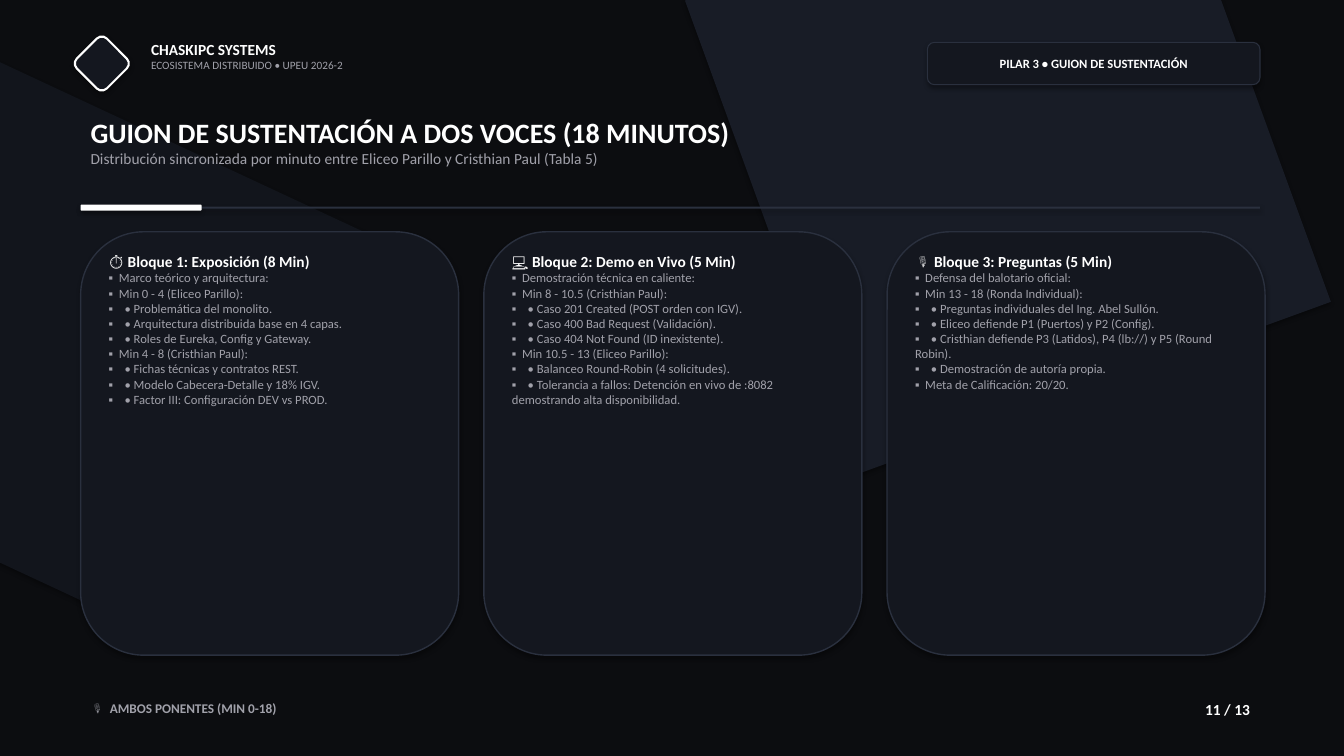
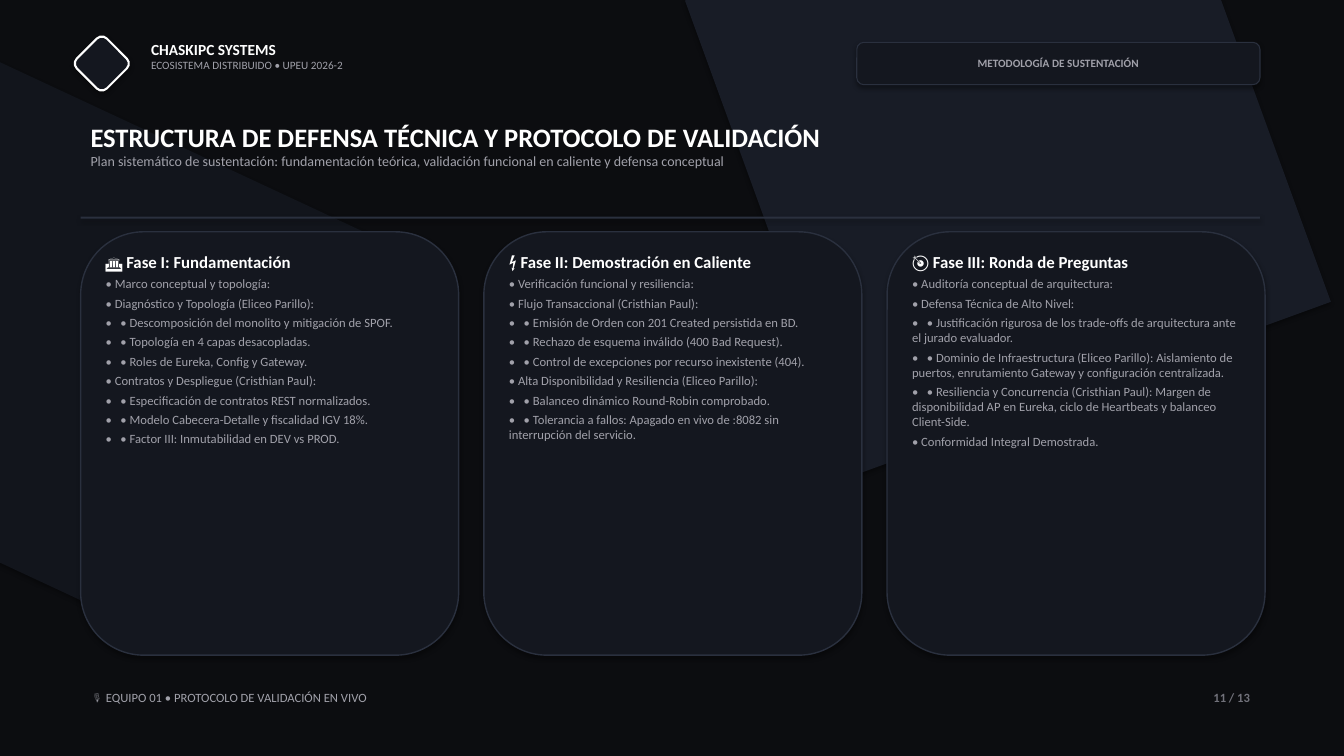
Before and after one commit to jaisesasaki24-cloud/ChaskiByte-Systems, a slide deck: slide 11 of presentacion.pptx. Drawn at 1344x756 pixels with LibreOffice and Linux fonts; fonts in the diff are those of the drawing. Boxes give left, top, right and bottom in pixels: in the first picture for what was removed or moved away, otherwise in the second. Text is boxed around its words. In the diff, an @@ line names an element or a change of style, - is before the commit and + after.

```diff
--- a/presentacion.pptx
+++ b/presentacion.pptx
@@ rounded rectangle "METODOLOGÍA DE SUSTENTACIÓN": place and size @@
-rounded rectangle "METODOLOGÍA DE SUSTENTACIÓN" at [928, 42, 1260, 85]
+rounded rectangle "METODOLOGÍA DE SUSTENTACIÓN" at [857, 42, 1260, 85]
@@ text in rounded rectangle at [978, 58, 1139, 67]: text changed; size 9 to 8 pt; text colour #FFFFFF to #A1A1AA @@
-PILAR 3 • GUION DE SUSTENTACIÓN
+METODOLOGÍA DE SUSTENTACIÓN
@@ text at [91, 125, 820, 168]: text changed; size 11 to 10 pt @@
-GUION DE SUSTENTACIÓN A DOS VOCES (18 MINUTOS)
-Distribución sincronizada por minuto entre Eliceo Parillo y Cristhian Paul (Tabla 5)
+ESTRUCTURA DE DEFENSA TÉCNICA Y PROTOCOLO DE VALIDACIÓN
+Plan sistemático de sustentación: fundamentación teórica, validación funcional en caliente y defensa conceptual
@@ rounded rectangle removed at [81, 205, 202, 211] @@
@@ rectangle: place and size @@
-rectangle at [81, 207, 1260, 209]
+rectangle at [81, 217, 1260, 219]
@@ text at [115, 256, 392, 443]: text changed @@
-⏱️ Bloque 1: Exposición (8 Min)
-▪ Marco teórico y arquitectura:
-▪ Min 0 - 4 (Eliceo Parillo):
-▪ • Problemática del monolito.
-▪ • Arquitectura distribuida base en 4 capas.
-▪ • Roles de Eureka, Config y Gateway.
-▪ Min 4 - 8 (Cristhian Paul):
-▪ • Fichas técnicas y contratos REST.
-▪ • Modelo Cabecera-Detalle y 18% IGV.
-▪ • Factor III: Configuración DEV vs PROD.
+🏛️ Fase I: Fundamentación
+• Marco conceptual y topología:
+• Diagnóstico y Topología (Eliceo Parillo):
+• • Descomposición del monolito y mitigación de SPOF.
+• • Topología en 4 capas desacopladas.
+• • Roles de Eureka, Config y Gateway.
+• Contratos y Despliegue (Cristhian Paul):
+• • Especificación de contratos REST normalizados.
+• • Modelo Cabecera-Detalle y fiscalidad IGV 18%.
+• • Factor III: Inmutabilidad en DEV vs PROD.
@@ text at [509, 256, 805, 441]: text changed @@
-💻 Bloque 2: Demo en Vivo (5 Min)
-▪ Demostración técnica en caliente:
-▪ Min 8 - 10.5 (Cristhian Paul):
-▪ • Caso 201 Created (POST orden con IGV).
-▪ • Caso 400 Bad Request (Validación).
-▪ • Caso 404 Not Found (ID inexistente).
-▪ Min 10.5 - 13 (Eliceo Parillo):
-▪ • Balanceo Round-Robin (4 solicitudes).
-▪ • Tolerancia a fallos: Detención en vivo de :8082 demostrando alta disponibilidad.
+⚡ Fase II: Demostración en Caliente
+• Verificación funcional y resiliencia:
+• Flujo Transaccional (Cristhian Paul):
+• • Emisión de Orden con 201 Created persistida en BD.
+• • Rechazo de esquema inválido (400 Bad Request).
+• • Control de excepciones por recurso inexistente (404).
+• Alta Disponibilidad y Resiliencia (Eliceo Parillo):
+• • Balanceo dinámico Round-Robin comprobado.
+• • Tolerancia a fallos: Apagado en vivo de :8082 sin interrupción del servicio.
@@ text at [912, 256, 1236, 448]: text changed @@
-🎙️ Bloque 3: Preguntas (5 Min)
-▪ Defensa del balotario oficial:
-▪ Min 13 - 18 (Ronda Individual):
-▪ • Preguntas individuales del Ing. Abel Sullón.
-▪ • Eliceo defiende P1 (Puertos) y P2 (Config).
-▪ • Cristhian defiende P3 (Latidos), P4 (lb://) y P5 (Round Robin).
-▪ • Demostración de autoría propia.
-▪ Meta de Calificación: 20/20.
+🎯 Fase III: Ronda de Preguntas
+• Auditoría conceptual de arquitectura:
+• Defensa Técnica de Alto Nivel:
+• • Justificación rigurosa de los trade-offs de arquitectura ante el jurado evaluador.
+• • Dominio de Infraestructura (Eliceo Parillo): Aislamiento de puertos, enrutamiento Gateway y configuración centralizada.
+• • Resiliencia y Concurrencia (Cristhian Paul): Margen de disponibilidad AP en Eureka, ciclo de Heartbeats y balanceo Client-Side.
+• Conformidad Integral Demostrada.
@@ text "11 / 13": place and size @@
-text "11 / 13" at [1205, 705, 1250, 715]
+text "11 / 13" at [1213, 694, 1250, 702]
@@ text "11 / 13" at [1213, 694, 1250, 702]: size 11 to 9 pt, text colour #FFFFFF to #71717A @@
@@ text added at [106, 692, 367, 704], 9 pt, text #A1A1AA @@
+🎙️ EQUIPO 01 • PROTOCOLO DE VALIDACIÓN EN VIVO
@@ text removed at [110, 703, 276, 715] @@
-🎙️ AMBOS PONENTES (MIN 0-18)
```
Also in this commit, not shown: 12 other slides changed, 2 other files.
